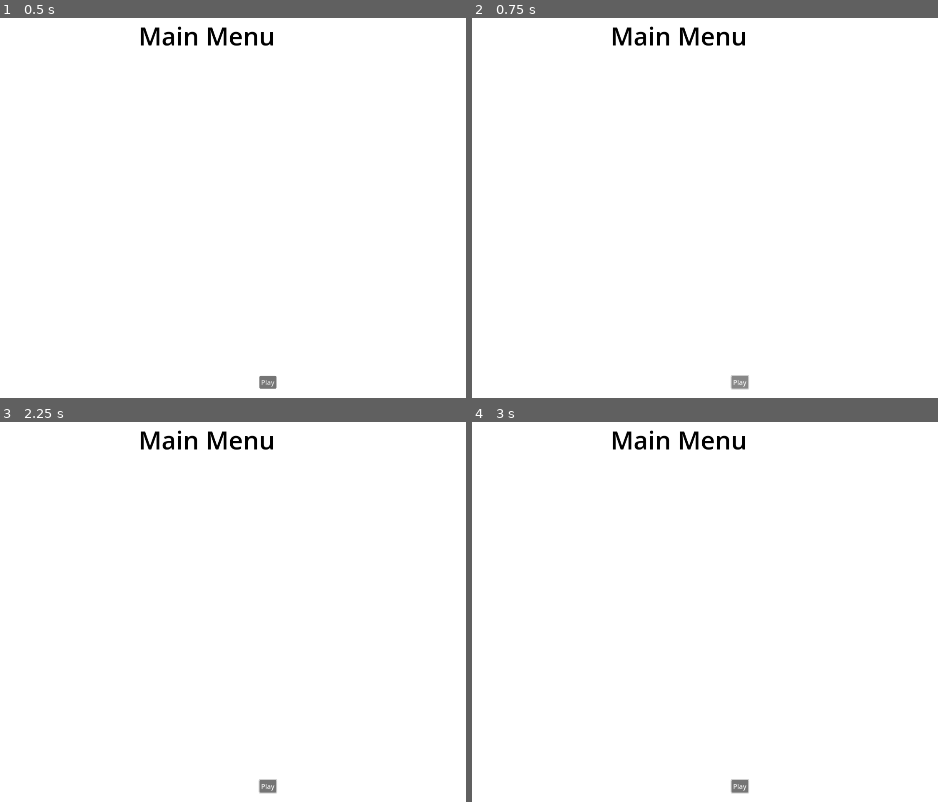
Above: before the commit, frames 1-4 (two rows, left to right).
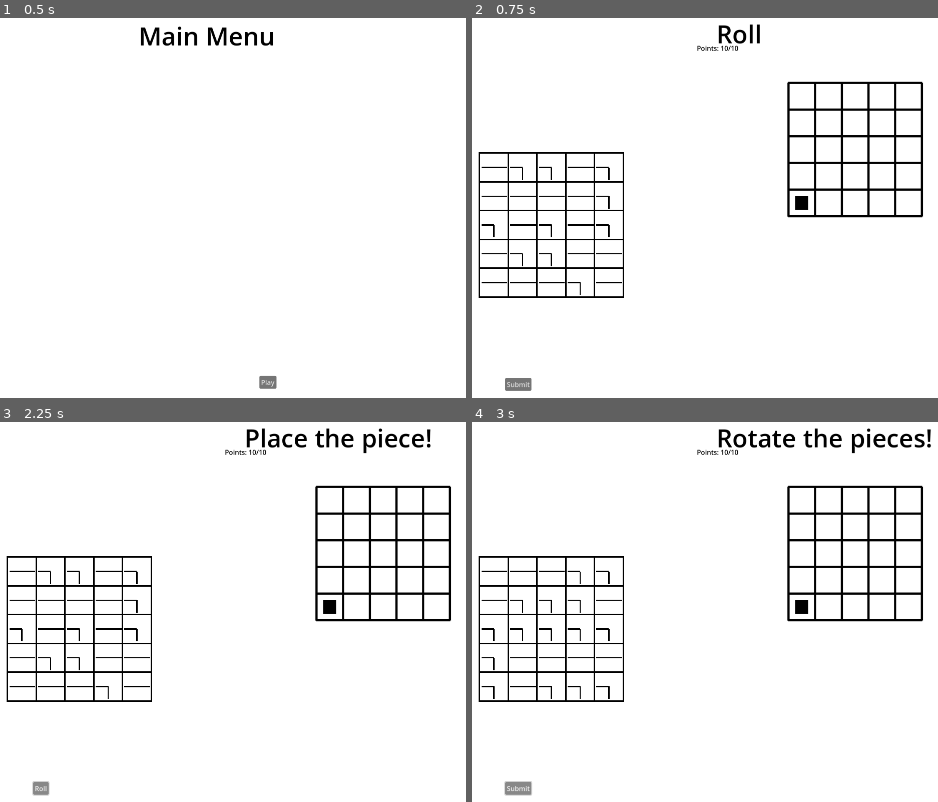
Above: after the commit, the same moments.

Repository: Peachball/gmtk-2025
Game: Godot game, scene res://scenes/menu.tscn
The game is run twice, just before and just after one commit, with the same random seed, the same clock (stepped at 60 frames per second) and the same inputs.
Inputs (mouse positions are in pixels of both pictures, inside the frame that each line leads up to):
- Up to frame 1 (0.5 s): no input
- Up to frame 2 (0.75 s): click "Play" at 0.5 s
- Up to frame 3 (2.25 s): click (270, 786) at 1.25 s, where only the run before the commit has a clickable "Play"; click (46, 786) at 2 s, where only the run after the commit has a clickable "Submit"
- Up to frame 4 (3 s): click (513, 786) at 2.75 s, where only the run after the commit has a clickable "Roll"

Frame 1 is identical in both runs. In frame 2, 6.2% of the frame differs, in the area x 1-97%, y 1-99%; in frame 3, 6.7%; in frame 4, 7.0%, in the area x 1-99%, y 1-99%.

Commit message:
Add scene transition from menu

Diff:
--- a/scenes/menu.gd
+++ b/scenes/menu.gd
@@ -1,5 +1,6 @@
 extends Node2D
 
+var level_scene := preload("res://scenes/level.tscn")
 
 func _on_play_button_pressed() -> void:
-	pass # Replace with function body.
+	get_tree().change_scene_to_packed(level_scene)
--- a/scenes/menu.tscn
+++ b/scenes/menu.tscn
@@ -1,6 +1,9 @@
-[gd_scene format=3 uid="uid://dwutmvi0xmdhd"]
+[gd_scene load_steps=2 format=3 uid="uid://dwutmvi0xmdhd"]
+
+[ext_resource type="Script" uid="uid://dgc4p3ilpqw4m" path="res://scenes/menu.gd" id="1_yqeox"]
 
 [node name="Menu" type="Node2D"]
+script = ExtResource("1_yqeox")
 metadata/_edit_lock_ = true
 
 [node name="PlayButton" type="Button" parent="."]
@@ -19,3 +22,5 @@
 theme_override_colors/font_color = Color(0, 0, 0, 1)
 theme_override_font_sizes/font_size = 60
 text = "Main Menu"
+
+[connection signal="pressed" from="PlayButton" to="." method="_on_play_button_pressed"]
Not shown: 1 places in objects/slot_machine.tscn that only renumber resources
